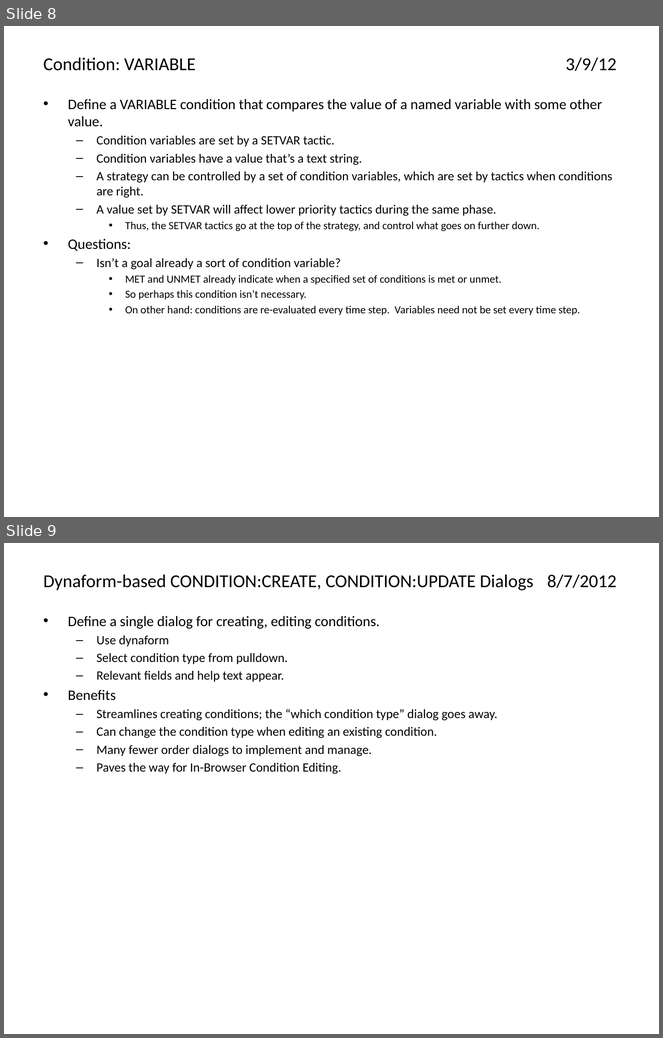
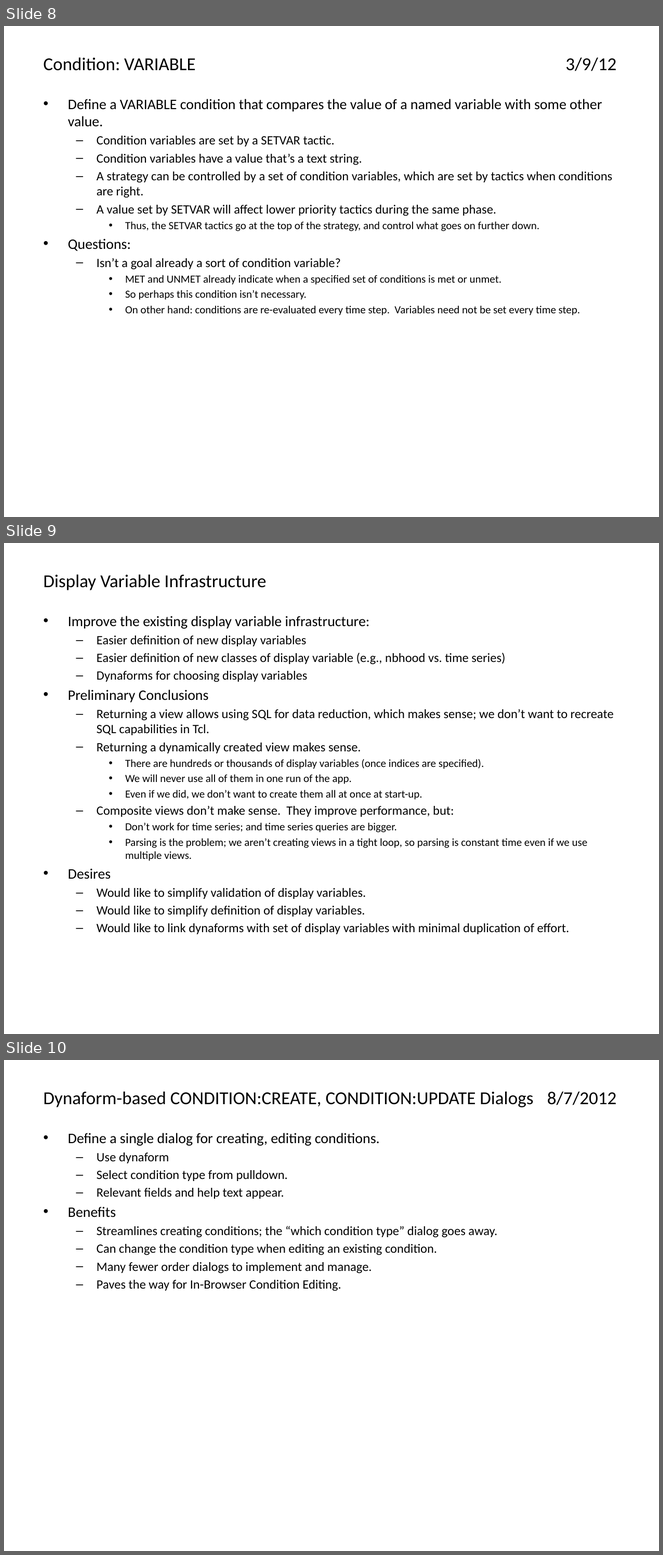
Before and after one commit to AthenaModel/athena-legacy, a slide deck: docs/dev/ideas.pptx. Shown one above the other, each under a label of ours: slides 8 and 9 before the commit, slides 8, 9 and 10 after it. The pictures are 663x1038 and 663x1555 pixels, drawn with LibreOffice and Linux fonts; fonts in the diff are those of the drawing. Boxes give left, top, right and bottom in pixels: in the first picture for what was removed or moved away, otherwise in the second. Text is boxed around its words. In the diff, an @@ line names an element or a change of style, - is before the commit and + after.

```diff
--- a/docs/dev/ideas.pptx
+++ b/docs/dev/ideas.pptx
@@ slide 9 added at (4,543,659,1034), background #FFFFFF @@
@@ title added at (44,574,267,590), 20 pt, text #000000 @@
+Display Variable Infrastructure
@@ text added at (68,616,614,935), 14 pt, text #000000 @@
+• Improve the existing display variable infrastructure:
+  – Easier definition of new display variables
+  – Easier definition of new classes of display variable (e.g., nbhood vs. time series)
+  – Dynaforms for choosing display variables
+• Preliminary Conclusions
+  – Returning a view allows using SQL for data reduction, which makes sense; we don’t want to recreate SQL capabilities in Tcl.
+  – Returning a dynamically created view makes sense.
+    • There are hundreds or thousands of display variables (once indices are specified).
+    • We will never use all of them in one run of the app.
+    • Even if we did, we don’t want to create them all at once at start-up.
+  – Composite views don’t make sense. They improve performance, but:
+    • Don’t work for time series; and time series queries are bigger.
+    • Parsing is the problem; we aren’t creating views in a tight loop, so parsing is constant time even if we use multiple views.
+• Desires
+  – Would like to simplify validation of display variables.
+  – Would like to simplify definition of display variables.
+  – Would like to link dynaforms with set of display variables with minimal duplication of effort.
@@ what was slide 9 is now slide 10 @@
```
Also in this commit, not shown: 3 other files.
